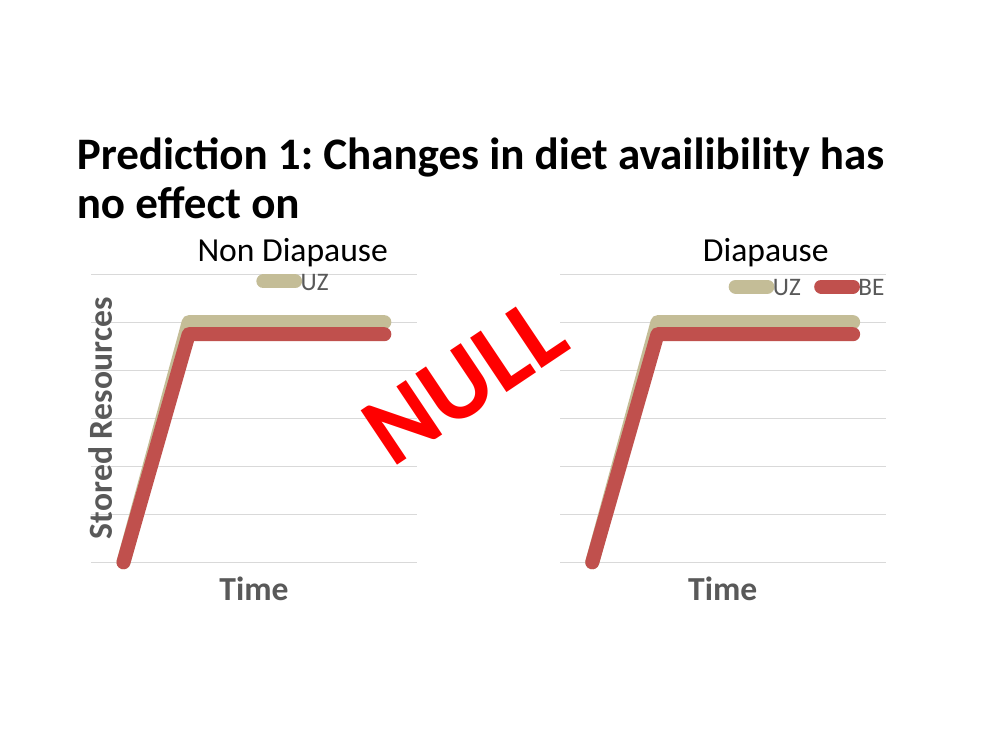
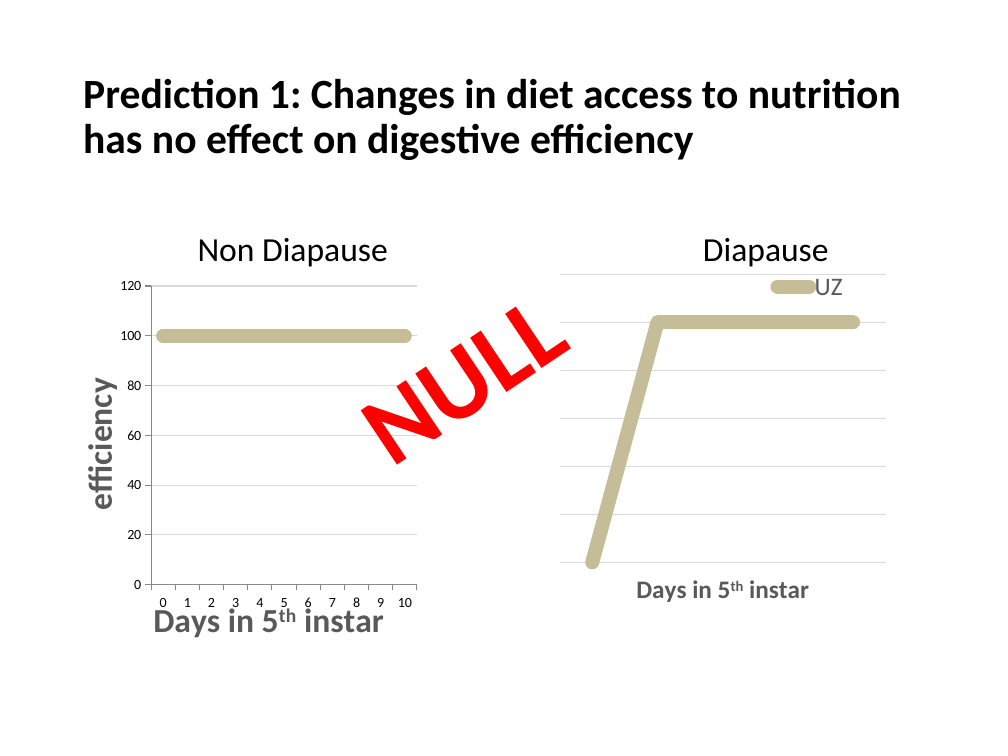
Before and after one commit to jamestbrown5/2018_Undergrad-Summer-Project, a slide deck: slide 7 of Documents/20180509_Undergrad Project_Nutrition and Wandering.pptx (slide 4 before the commit). Drawn at 1008x756 pixels with LibreOffice and Linux fonts; fonts in the diff are those of the drawing. Boxes give left, top, right and bottom in pixels: in the first picture for what was removed or moved away, otherwise in the second. Text is boxed around its words. In the diff, an @@ line names an element or a change of style, - is before the commit and + after.

Commit message:
jb

```diff
--- a/Documents/20180509_Undergrad Project_Nutrition and Wandering.pptx
+++ b/Documents/20180509_Undergrad Project_Nutrition and Wandering.pptx
@@ text at (83, 78, 901, 160): text changed; size 32.2 to 29.7 pt @@
-Prediction 1: Changes in diet availibility has no effect on
+Prediction 1: Changes in diet access to nutrition has no effect on digestive efficiency
@@ line chart at (71, 260, 436, 646) @@
-categories: 1, 2, 3, 4, 5
+categories: 0, 1, 2, 3, 4, 5, 6, 7, 8, 9, 10
-UZ: 0, 100, 100, 100, 100
+Series 1: 100, 100, 100, 100, 100, 100, 100, 100, 100, 100, 100
-BE: 0, 95, 95, 95, 95
@@ category axis title "" to "Days in 5th instar" @@
@@ value axis title "" to "efficiency" @@
@@ legend changed @@
@@ category axis changed @@
@@ value axis changed @@
@@ plot area changed @@
@@ line chart: place and size @@
-line chart at (71, 260, 436, 620)
+line chart at (71, 260, 436, 646)
@@ line chart at (539, 260, 905, 620) @@
-BE: 0, 95, 95, 95, 95
```
Also in this commit, not shown: 1 other slide changed, 3 slides added.
